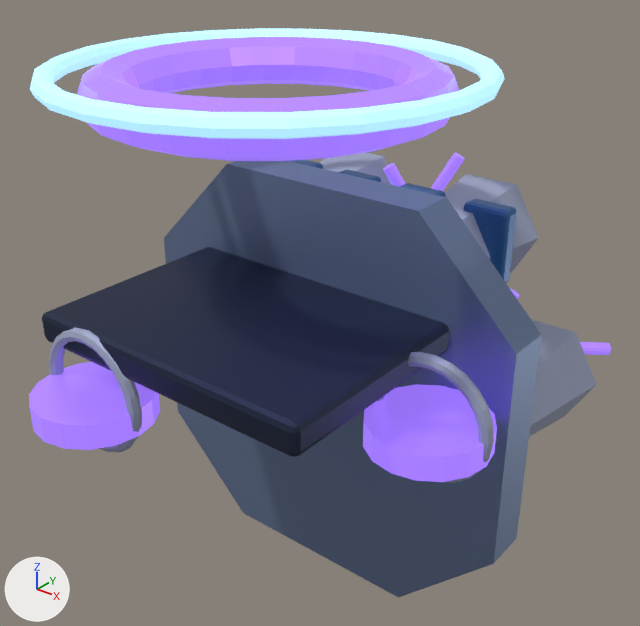
One commit to the Blender file assets/models/source/buildings/factions/lumen_power.blend: the scene before it, then after it.
Rendered twice from a camera (50 mm lens) standing at (2.03, -2.26, 1.91) and looking at (-0.05, 0.33, 0.3). Arrows for +X, +Y and +Z are at lower left; the lights stay in place. The picture after the commit comes second.

Objects in the first picture: 'Floating central armor slab', 'Flux stabilizer 0', 'Flux stabilizer 1', 'Flux stabilizer 2', 'Flux suspension pad', 'Flux suspension pad.002', 'Geometric levitation plinth', 'Magnetic containment lip', 'Magnetic containment lip.002', 'Phase-locking outer band', 'Primary flux containment ring', 'Vector distribution node.003' and 6 more.
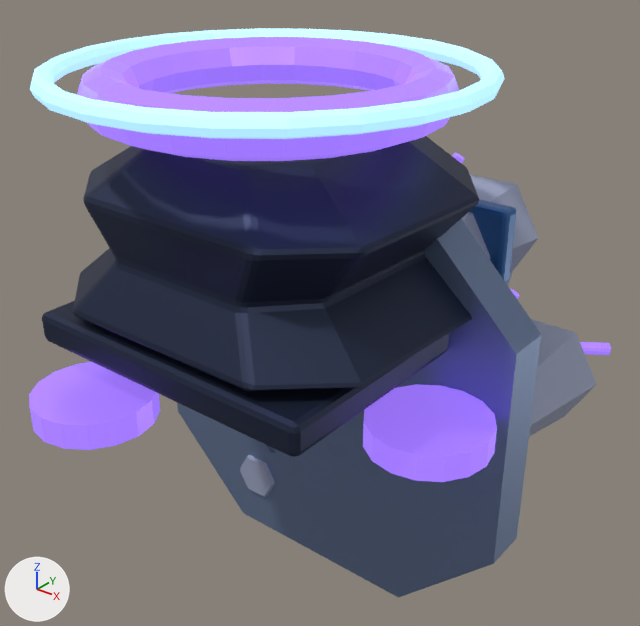
Changed parts and their boxes [x1, y1, x2, y2] in the pictures (640 x 626 px):
'Bipolar flux reactor · split-waist housing', added (dark blue): after [73, 136, 479, 391]
'Magnetic containment lip.002', deleted: before [49, 327, 142, 452]
'Magnetic containment lip', deleted: before [377, 352, 494, 483]
'Faceted gravitic foot.002', added: after [240, 455, 275, 497]
'Floating central armor slab', unchanged, covered by the edit: before [42, 247, 449, 457]; after [42, 301, 449, 457]

Diff of the bpy script that builds the scene:
```diff
--- a/assets/models/source/buildings/factions/lumen_power.blend.py
+++ b/assets/models/source/buildings/factions/lumen_power.blend.py
@@ me_bipolar_flux_reactor___split_waist_housing___designed_hard_surface_mesh @@
+me_bipolar_flux_reactor___split_waist_housing___designed_hard_surface_mesh.from_pydata(...)  # 40 vertices, 34 faces; spans x -0.718..0.718, y -0.609..0.609, z 0.44..1.14
+me_bipolar_flux_reactor___split_waist_housing___designed_hard_surface_mesh.materials.append(mat_lumen___dark_001)  # dark blue #2c354d
@@ me_faceted_gravitic_foot___facet_mesh_005 @@
+me_faceted_gravitic_foot___facet_mesh_005.from_pydata(...)  # 18 vertices, 14 faces; spans x -0.51..-0.19, y 0.22..0.49, z -0.744..-0.467
+me_faceted_gravitic_foot___facet_mesh_005.materials.append(mat_lumen___light_001)  # greyish blue #a6adc8
@@ ob_magnetic_containment_lip @@
-ob_magnetic_containment_lip = bpy.data.objects.new('Magnetic containment lip', me_torus_019)
-ob_magnetic_containment_lip.parent = ob_solarit___lumen___power
-ob_magnetic_containment_lip.location = (0.699, 0.0, 0.25)
-ob_magnetic_containment_lip.rotation_euler = (1.571, 0.0, 0.0)  # degrees (90, 0, 0)
@@ ob_magnetic_containment_lip_002 @@
-ob_magnetic_containment_lip_002 = bpy.data.objects.new('Magnetic containment lip.002', me_torus_021)
-ob_magnetic_containment_lip_002.parent = ob_solarit___lumen___power
-ob_magnetic_containment_lip_002.location = (-0.35, -0.606, 0.25)
-ob_magnetic_containment_lip_002.rotation_euler = (1.571, 0.0, 0.0)  # degrees (90, 0, 0)
@@ ob_bipolar_flux_reactor___split_waist_housing @@
+ob_bipolar_flux_reactor___split_waist_housing = bpy.data.objects.new('Bipolar flux reactor · split-waist housing', me_bipolar_flux_reactor___split_waist_housing___designed_hard_surface_mesh)
+ob_bipolar_flux_reactor___split_waist_housing.parent = ob_solarit___lumen___power
+ob_bipolar_flux_reactor___split_waist_housing.location = (0.0, 0.0, 0.0)
+_m = ob_bipolar_flux_reactor___split_waist_housing.modifiers.new('Small machined edge highlights', 'BEVEL')
+_m.width = 0.021
+_m.width_pct = 0.021
+_m.segments = 2
+_m = ob_bipolar_flux_reactor___split_waist_housing.modifiers.new('Planar surface normals', 'WEIGHTED_NORMAL')
+_m.keep_sharp = True
@@ ob_faceted_gravitic_foot_002 @@
+ob_faceted_gravitic_foot_002 = bpy.data.objects.new('Faceted gravitic foot.002', me_faceted_gravitic_foot___facet_mesh_005)
+ob_faceted_gravitic_foot_002.parent = ob_solarit___lumen___power
+ob_faceted_gravitic_foot_002.location = (0.0, 0.0, 0.0)
```
